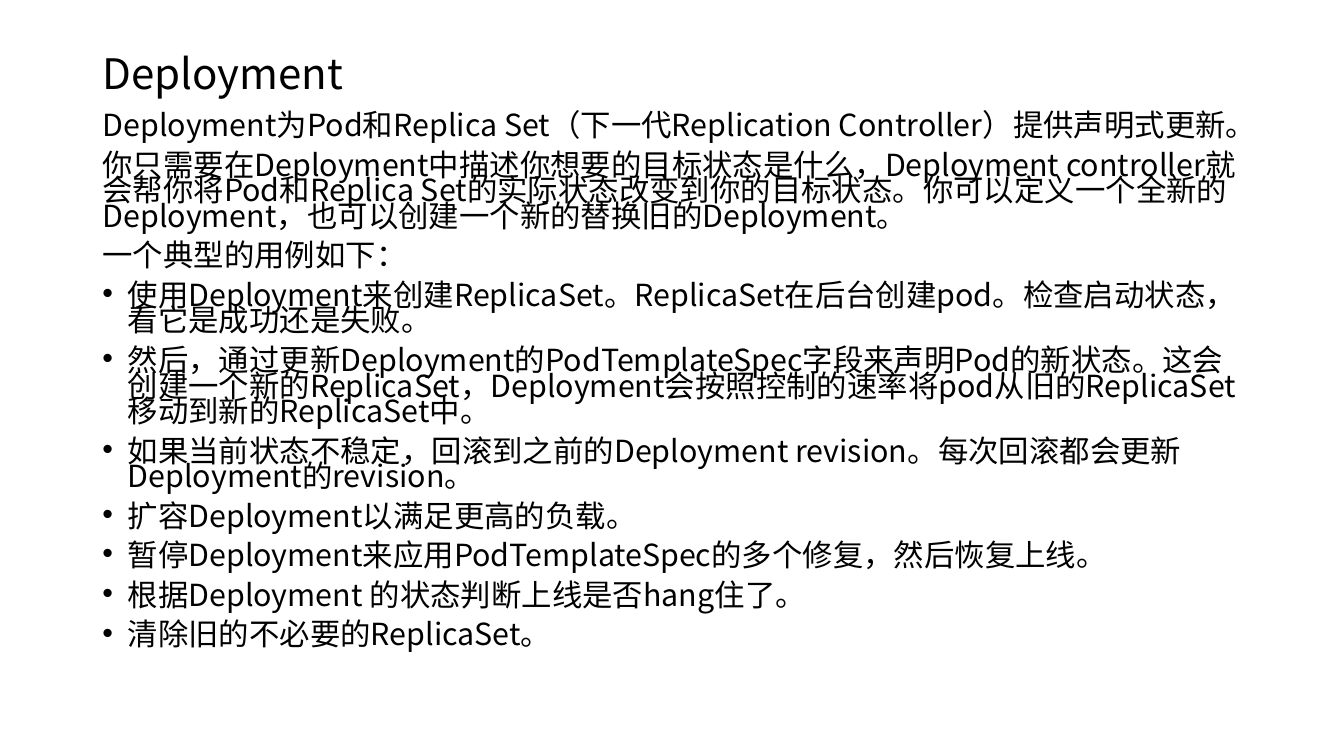
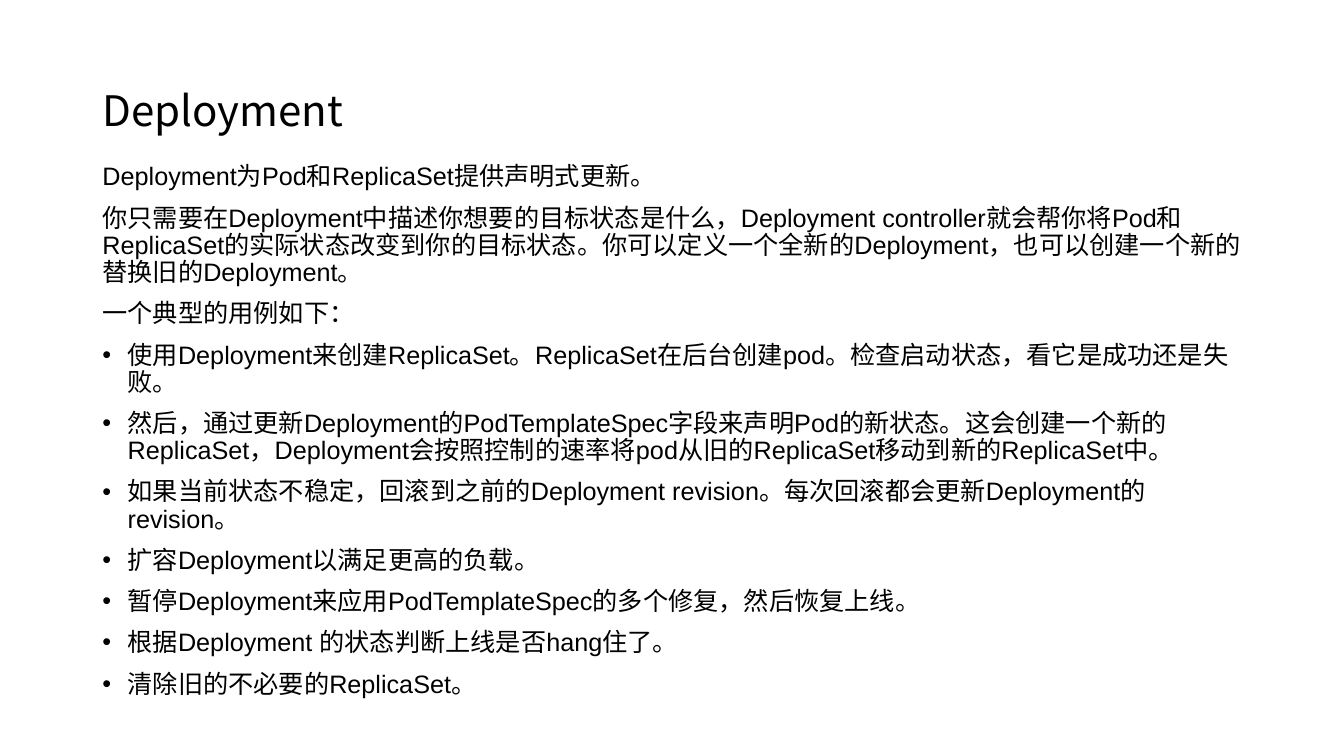
Before and after one commit to axzxs2001/Asp.NetCoreExperiment, a slide deck: slide 28 of Asp.NetCoreExperiment/kubernetes/kubernetes.pptx. Drawn at 1344x756 pixels with LibreOffice and Linux fonts; fonts in the diff are those of the drawing; background and template pictures are left out. Boxes give left, top, right and bottom in pixels: in the first picture for what was removed or moved away, otherwise in the second. Text is boxed around its words. In the diff, an @@ line names an element or a change of style, - is before the commit and + after.

```diff
--- a/Asp.NetCoreExperiment/kubernetes/kubernetes.pptx
+++ b/Asp.NetCoreExperiment/kubernetes/kubernetes.pptx
@@ title "Deployment": place and size @@
-title "Deployment" at <box>102,55,343,99</box>
+title "Deployment" at <box>102,92,343,136</box>
@@ text "Deployment为Pod和ReplicaSet提供声明式更新。": place and size @@
-text "Deployment为Pod和ReplicaSet提供声明式更新。" at <box>102,110,1256,652</box>
+text "Deployment为Pod和ReplicaSet提供声明式更新。" at <box>102,165,1240,657</box>
@@ text at <box>102,165,1240,287</box>: text changed; size 21.7 to 18 pt; font Noto Sans CJK SC to Arial @@
-Deployment为Pod和Replica Set（下一代Replication Controller）提供声明式更新。
-你只需要在Deployment中描述你想要的目标状态是什么，Deployment controller就会帮你将Pod和Replica Set的实际状态改变到你的目标状态。你可以定义一个全新的Deployment，也可以创建一个新的替换旧的Deployment。
+Deployment为Pod和ReplicaSet提供声明式更新。
+你只需要在Deployment中描述你想要的目标状态是什么，Deployment controller就会帮你将Pod和ReplicaSet的实际状态改变到你的目标状态。你可以定义一个全新的Deployment，也可以创建一个新的替换旧的Deployment。
@@ text at <box>102,300,1229,657</box>: size 21.7 to 18 pt, font Noto Sans CJK SC to Arial in "一个典型的用例如下：", "使用Deployment来创建ReplicaSet。ReplicaSet在后台创建pod。检查启动状态，看它是成功还是失 ...", "然后，通过更新Deployment的PodTemplateSpec字段来声明Pod的新状态。这会创建一个新的Replic ...", "如果当前状态不稳定，回滚到之前的Deployment revision。每次回滚都会更新Deployment的revis ..." and 4 more places; line spacing 0.7 to 0.9 @@
```
Also in this commit, not shown: 13 other slides changed, 9 slides removed.
